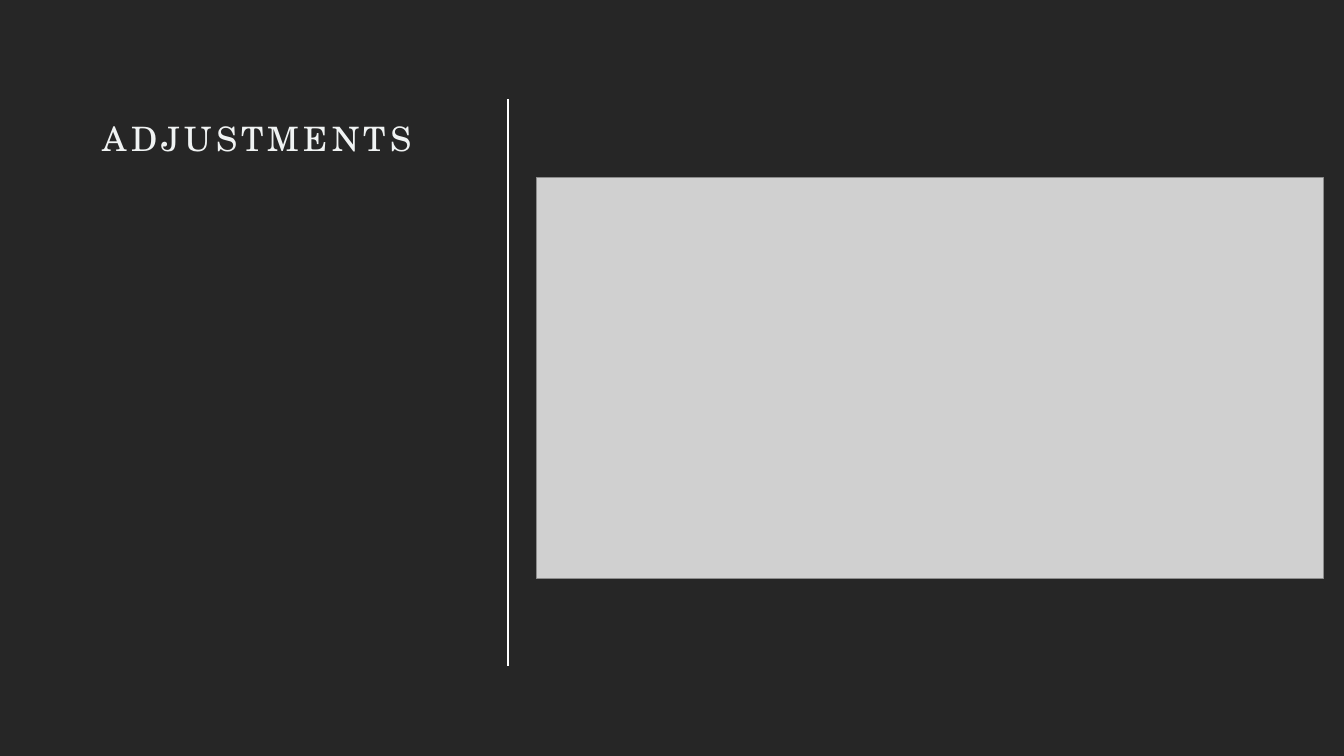
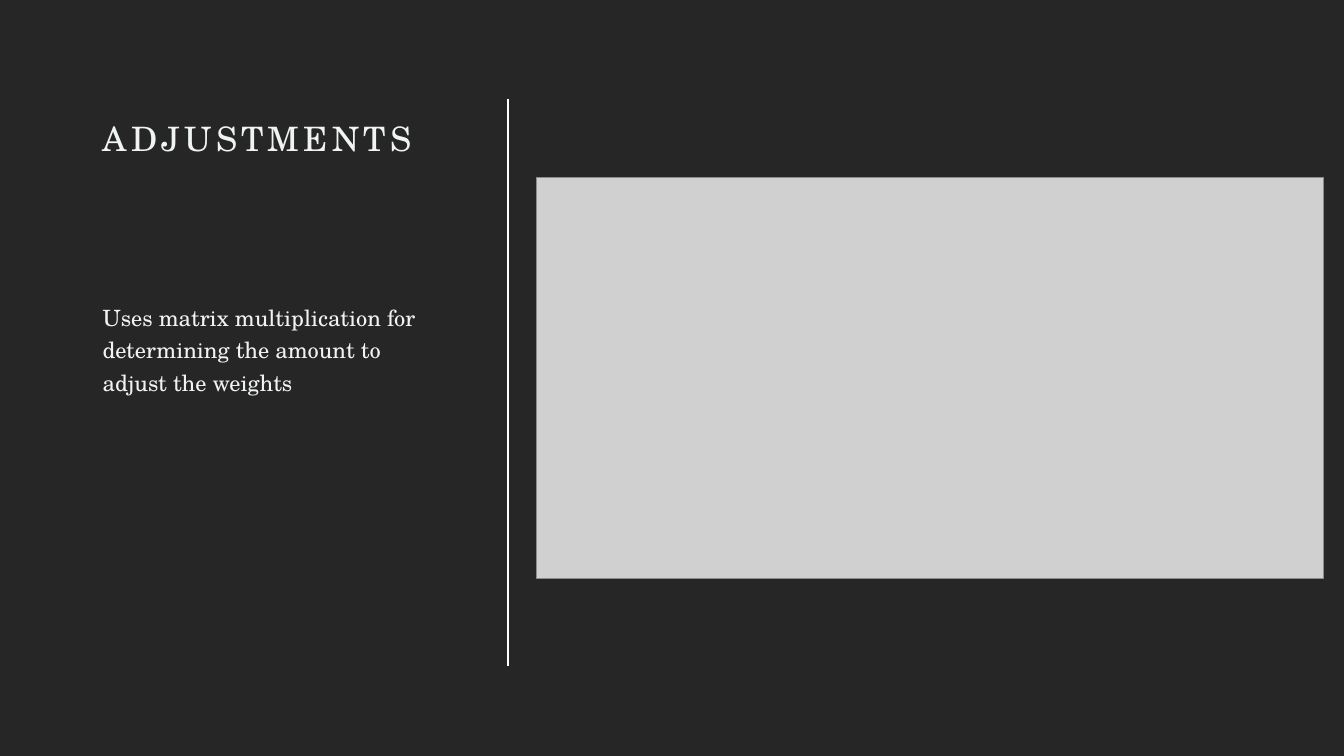
Before and after one commit to mas324/CSC411, a slide deck: slide 8 of Final_Proj/CSC 411 Neural Network.pptx. Drawn at 1344x756 pixels with LibreOffice and Linux fonts; fonts in the diff are those of the drawing; grey boxes stand for pictures. Boxes give left, top, right and bottom in pixels: in the first picture for what was removed or moved away, otherwise in the second. Text is boxed around its words. In the diff, an @@ line names an element or a change of style, - is before the commit and + after.

```diff
--- a/Final_Proj/CSC 411 Neural Network.pptx
+++ b/Final_Proj/CSC 411 Neural Network.pptx
@@ text added at (103, 309, 415, 396), 16 pt, text #F0F3F3 @@
+Uses matrix multiplication for determining the amount to adjust the weights
```
Also in this commit, not shown: 2 other slides changed, 2 other files.
